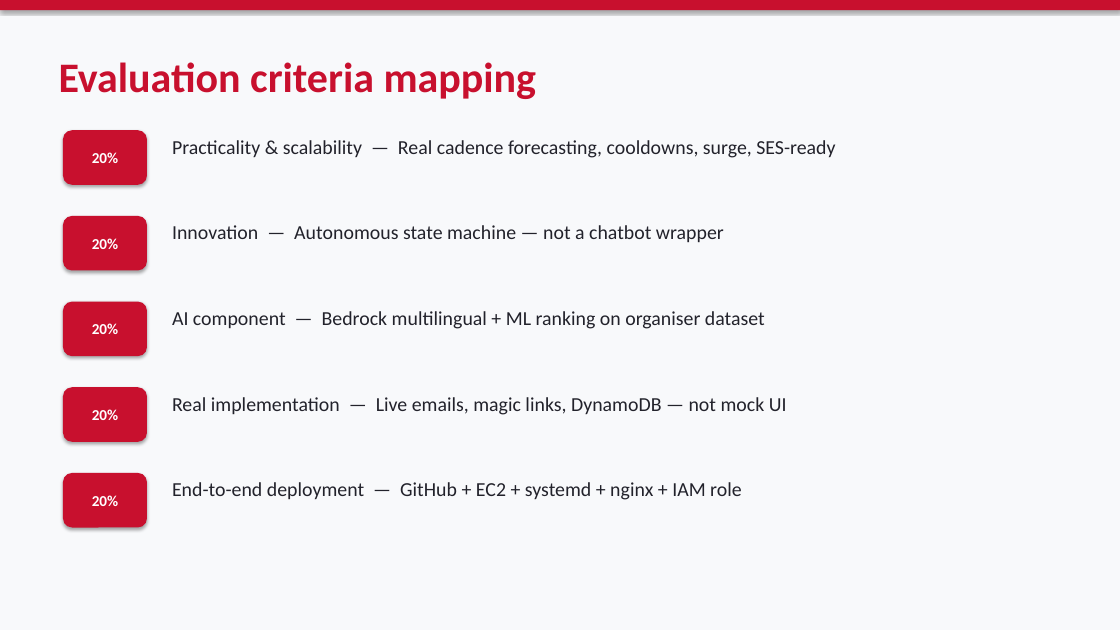
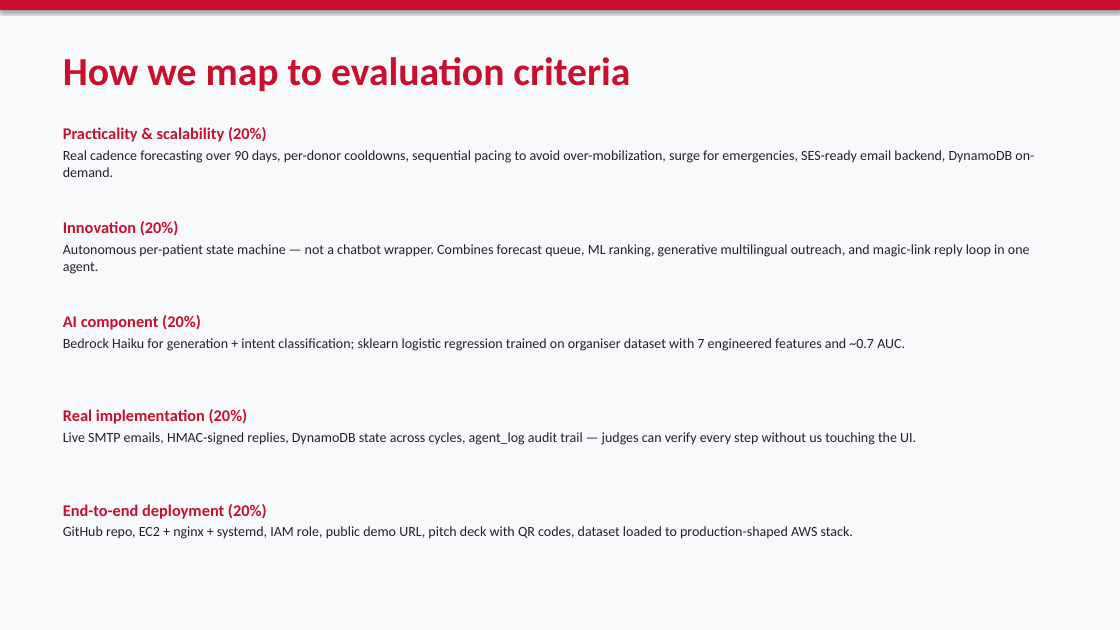
Before and after one commit to madhuri-gande/spandan, a slide deck: slide 15 of docs/Spandan_Hackathon_Pitch.pptx (slide 9 before the commit). Drawn at 1120x630 pixels with LibreOffice and Linux fonts; fonts in the diff are those of the drawing. Boxes give left, top, right and bottom in pixels: in the first picture for what was removed or moved away, otherwise in the second. Text is boxed around its words. In the diff, an @@ line names an element or a change of style, - is before the commit and + after.

```diff
--- a/docs/Spandan_Hackathon_Pitch.pptx
+++ b/docs/Spandan_Hackathon_Pitch.pptx
@@ text at <box>63,57,630,92</box>: text changed; size 36 to 34 pt @@
-Evaluation criteria mapping
+How we map to evaluation criteria
@@ text at <box>63,127,1034,177</box>: text changed; size 17 to 12 pt @@
-Practicality & scalability — Real cadence forecasting, cooldowns, surge, SES-ready
+Practicality & scalability (20%)
+Real cadence forecasting over 90 days, per-donor cooldowns, sequential pacing to avoid over-mobilization, surge for emergencies, SES-ready email backend, DynamoDB on-demand.
@@ rounded rectangle removed at <box>63,130,147,185</box> @@
-20%
@@ text at <box>63,221,1030,274</box>: text changed; size 17 to 12 pt @@
-Innovation — Autonomous state machine — not a chatbot wrapper
+Innovation (20%)
+Autonomous per-patient state machine — not a chatbot wrapper. Combines forecast queue, ML ranking, generative multilingual outreach, and magic-link reply loop in one agent.
@@ rounded rectangle removed at <box>63,216,147,271</box> @@
-20%
@@ text at <box>63,315,905,351</box>: text changed; size 17 to 12 pt @@
-AI component — Bedrock multilingual + ML ranking on organiser dataset
+AI component (20%)
+Bedrock Haiku for generation + intent classification; sklearn logistic regression trained on organiser dataset with 7 engineered features and ~0.7 AUC.
@@ rounded rectangle removed at <box>63,302,147,356</box> @@
-20%
@@ rounded rectangle removed at <box>63,387,147,442</box> @@
-20%
@@ text added at <box>63,409,916,445</box>, 12 pt, text #22222B @@
+Real implementation (20%)
+Live SMTP emails, HMAC-signed replies, DynamoDB state across cycles, agent_log audit trail — judges can verify every step without us touching the UI.
@@ text removed at <box>172,397,787,415</box> @@
-Real implementation — Live emails, magic links, DynamoDB — not mock UI
@@ rounded rectangle removed at <box>63,473,147,528</box> @@
-20%
@@ text at <box>63,504,853,539</box>: text changed; size 17 to 12 pt @@
-End-to-end deployment — GitHub + EC2 + systemd + nginx + IAM role
+End-to-end deployment (20%)
+GitHub repo, EC2 + nginx + systemd, IAM role, public demo URL, pitch deck with QR codes, dataset loaded to production-shaped AWS stack.
```
Also in this commit, not shown: 1 other slide changed, 15 slides added, 8 slides removed, 6 other files.
